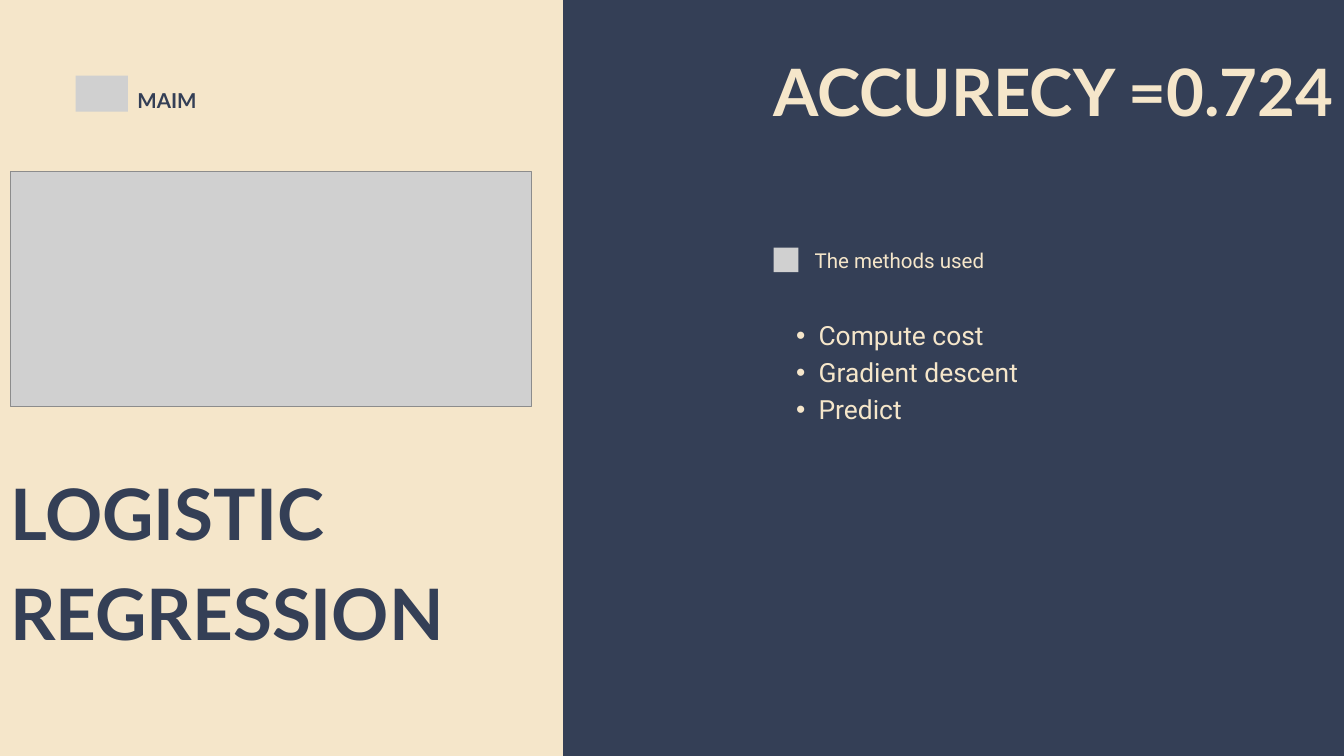
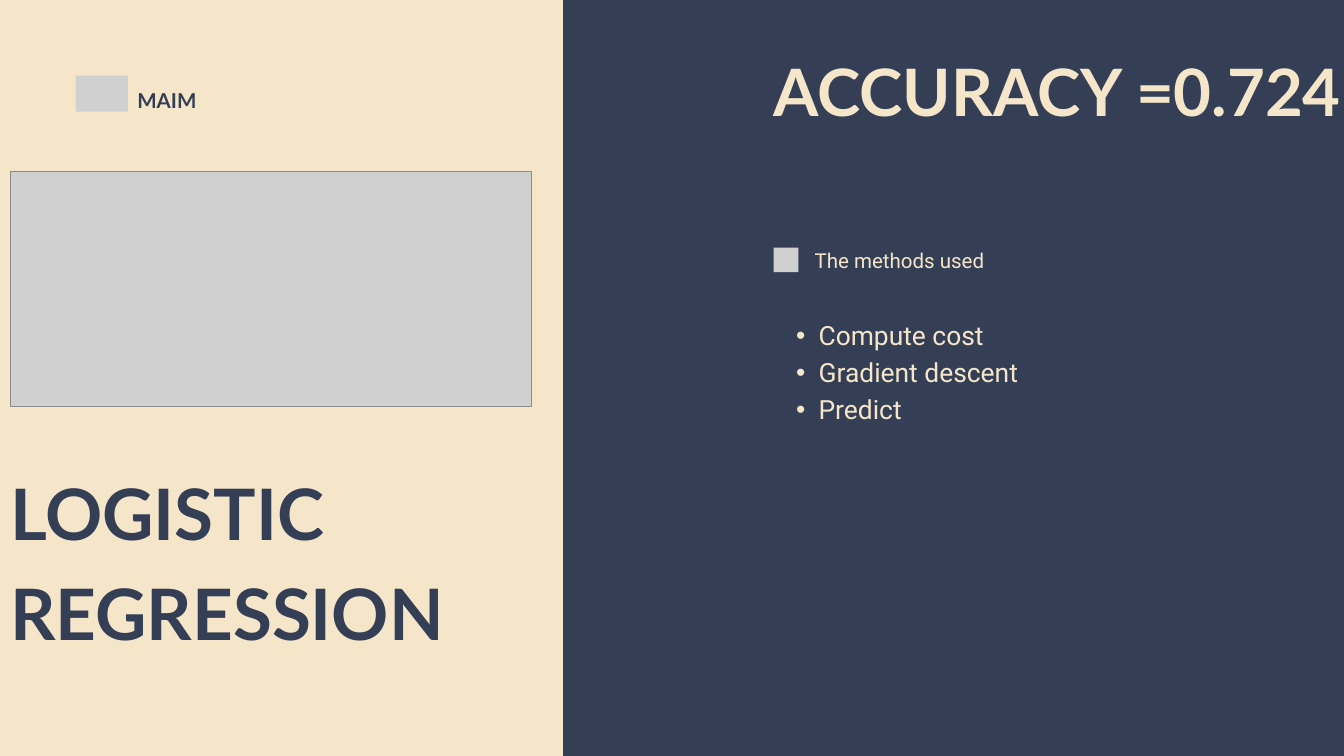
Before and after one commit to mohamed682004/MAIM-final-project, a slide deck: slide 18 of final project presentation.pptx. Drawn at 1344x756 pixels with LibreOffice and Linux fonts; fonts in the diff are those of the drawing; grey boxes stand for pictures. Boxes give left, top, right and bottom in pixels: in the first picture for what was removed or moved away, otherwise in the second. Text is boxed around its words. In the diff, an @@ line names an element or a change of style, - is before the commit and + after.

```diff
--- a/final project presentation.pptx
+++ b/final project presentation.pptx
@@ text at <box>774,68,1341,117</box>: text changed @@
-ACCURECY =0.724
+ACCURACY =0.724
```
Also in this commit, not shown: 24 other slides changed.
